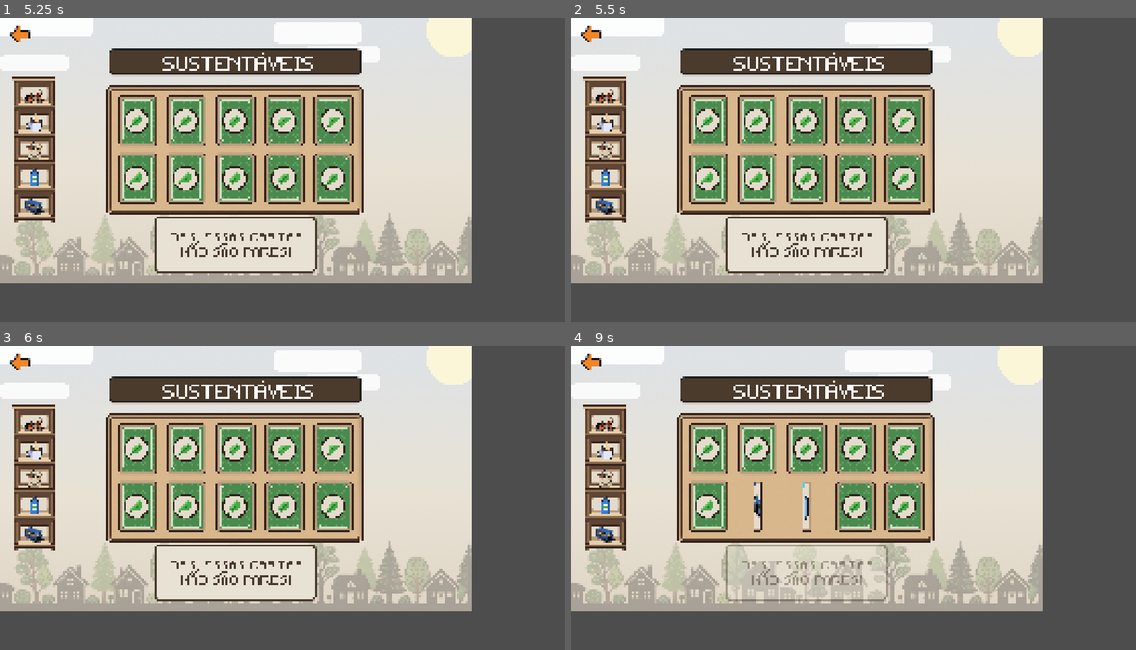
Above: before the commit, frames 1-4 (two rows, left to right).
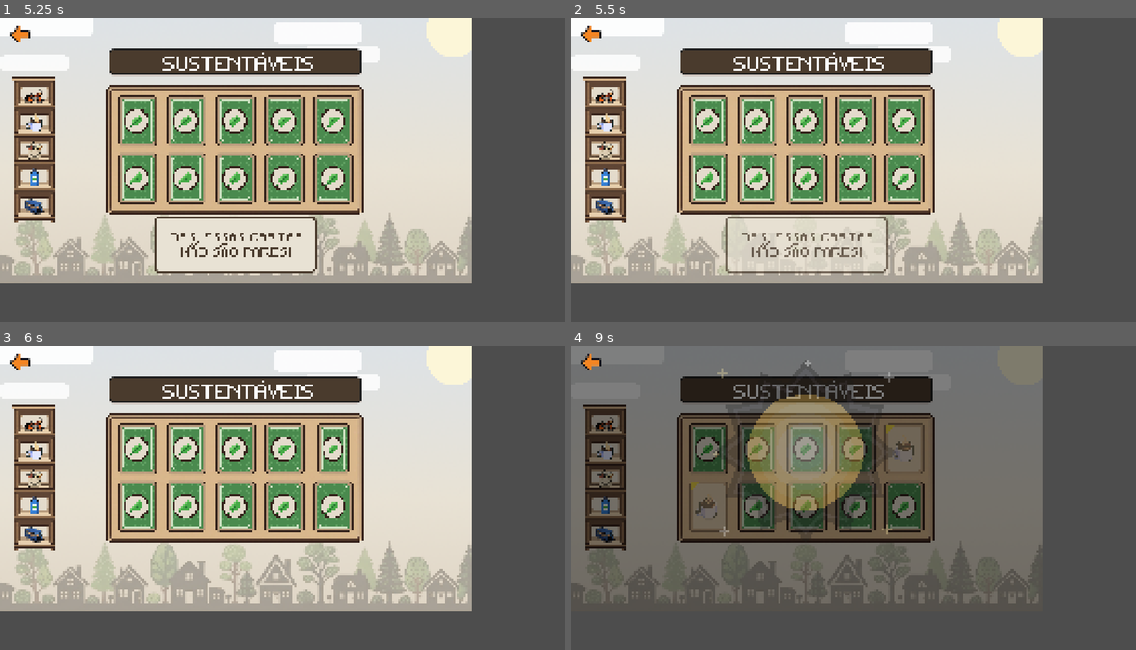
Above: after the commit, the same moments.

Repository: Matthh-hmv/logica-verde
Game: Godot game, scene res://cenas/fase 1.1 e 1.2/fase_1_2.tscn
Two runs of this game, one before a commit and one after it. Both use one fixed random seed, a clock stepped at 60 frames per second and the inputs below. This scene is started directly instead of the project's main scene.
Inputs (mouse positions are in pixels of both pictures, inside the frame that each line leads up to):
- Up to frame 1 (5.25 s): click (22, 33) at 0.5 s; click (22, 33) at 1.25 s; click (22, 33) at 2 s; tap Enter at 2.75 s; move the mouse to (135, 121) at 2.77 s; click (135, 121) at 2.92 s; move the mouse to (186, 121) at 3.52 s; click (186, 121) at 3.67 s; move the mouse to (237, 121) at 4.27 s; click (237, 121) at 4.42 s; move the mouse to (282, 121) at 5.02 s; click (282, 121) at 5.17 s
- Up to frame 2 (5.5 s): no input
- Up to frame 3 (6 s): move the mouse to (333, 449) at 5.77 s; click (333, 449) at 5.92 s
- Up to frame 4 (9 s): move the mouse to (706, 507) at 6.52 s; click (706, 507) at 6.67 s; move the mouse to (757, 507) at 7.27 s; click (757, 507) at 7.42 s; move the mouse to (808, 507) at 8.02 s; click (808, 507) at 8.17 s; move the mouse to (853, 507) at 8.77 s; click (853, 507) at 8.92 s

Frame 1 is identical in both runs. In frame 2, 0.9% of the frame differs, in the area x 27-57%, y 65-84%; in frame 3, 4.0%; in frame 4, 72%, in the area x 0-84%, y 0-88%.

Commit message:
Configuração narração
Narração configurada, inserida na tela inicial e no nível 1.1.

Diff:
--- a/cenas/fase 1.3/fase_1_3.tscn
+++ b/cenas/fase 1.3/fase_1_3.tscn
@@ -9,7 +9,7 @@
 [node name="CanvasLayer" type="CanvasLayer" parent="." unique_id=664899506]
 layer = -1
 
-[node name="TextureRect" type="TextureRect" parent="CanvasLayer" unique_id=1396254190]
+[node name="Fundo" type="TextureRect" parent="CanvasLayer" unique_id=1396254190]
 offset_right = 40.0
 offset_bottom = 40.0
 texture = ExtResource("1_lmkoj")
--- a/cenas/pop_up.tscn
+++ b/cenas/pop_up.tscn
@@ -234,6 +234,6 @@
 offset_right = 1472.6057
 offset_bottom = 972.0
 texture_normal = ExtResource("6_fy1y3")
-texture_pressed = ExtResource("7_o5fxh")
+texture_hover = ExtResource("7_o5fxh")
 stretch_mode = 0
 flip_h = true
--- a/project.godot
+++ b/project.godot
@@ -19,6 +19,7 @@
 
 Navegacao="*uid://wwx1wodji11t"
 Aluno="*uid://bw62qtq267p5a"
+Narrador="*uid://7xn3xs5cgted"
 
 [display]
 
--- a/scripts/Fase1Nivel1e2/cartaBase.gd
+++ b/scripts/Fase1Nivel1e2/cartaBase.gd
@@ -8,6 +8,19 @@
 
 var isFlipped: bool = false
 var isLocked: bool = false
+const PASTA_AUDIO := "res://Assets/Áudios/Fases/Fase 1.1 (Manuela)/"
+
+const listaAudioPorNivel := {
+	1: {
+		0: PASTA_AUDIO + "Carro.wav",
+		1: PASTA_AUDIO + "Copo de plástico.wav",
+		2: PASTA_AUDIO + "Garrafa de plástico.wav",
+		3: PASTA_AUDIO + "Moto.wav",
+		4: PASTA_AUDIO + "Sacola de plástico.wav"
+	}
+	# nível 2: adicionar quando tiver os áudios
+}
+var nivelAtual: int = 1
 
 var id:int = -1
 
@@ -44,6 +57,7 @@
 
 func setTextura(newId:int, nivel: int) -> void:
 	id = newId
+	nivelAtual = nivel
 	setTexturaId(nivel)
 	await get_tree().create_timer(1.5).timeout
 	anim.play("escondeCarta")
@@ -63,6 +77,8 @@
 		return
 	isFlipped = true
 	anim.play("mostraCarta")
+	if listaAudioPorNivel.has(nivelAtual) and listaAudioPorNivel[nivelAtual].has(id):
+		Narrador.falar(listaAudioPorNivel[nivelAtual][id])
 
 func fechada() -> void: #carta aberta
 	if isLocked:
--- a/scripts/Fase1Nivel1e2/popUpObjetos.gd
+++ b/scripts/Fase1Nivel1e2/popUpObjetos.gd
@@ -6,6 +6,22 @@
 @onready var anim: AnimationPlayer = $AnimationPlayer
 @onready var botao: TextureButton = $BotaoContinuar
 var id:= -1
+
+const PASTA_AUDIO := "res://Assets/Áudios/Fases/Fase 1.1 (Manuela)/"
+
+const AUDIO_CONTINUAR := PASTA_AUDIO + "Continuar.wav"
+const AUDIO_ERRO := PASTA_AUDIO + "Ops, essas cartas não são pares!.wav"
+const AUDIO_VITORIA := PASTA_AUDIO + "Parabéns! Você achou todos os pares!.wav"
+
+const listaAudioNivel := {
+	1: {
+		0: PASTA_AUDIO + "Carro- solta fumaça que suja o ar..wav",
+		1: PASTA_AUDIO + "Copo de plástico- usamos uma vez e jogamos fora.wav",
+		2: PASTA_AUDIO + "Garrafa de plástico- usamos uma vez e vira lixo.wav",
+		3: PASTA_AUDIO + "Moto- queima combustível e solta fumaça.wav",
+		4: PASTA_AUDIO + "Sacola de plástico - usamos uma vez e vira lixo.wav"
+	}
+}
 
 
 var listaObjetoNivel:Dictionary = {
@@ -45,20 +61,24 @@
 func _ready() -> void:
 	botao.hide()
 	visible = false
+	botao.mouse_entered.connect(Narrador.falar.bind(AUDIO_CONTINUAR))
+	botao.focus_entered.connect(Narrador.falar.bind(AUDIO_CONTINUAR))
 
-
-#Textura do popUp
 
 func mostraPopUp(newId:int, nivel: int) -> void:
 	id = newId
 	setTexturaId(nivel)
 	await get_tree().create_timer(1).timeout
 	anim.play("abrePopUp")
-	anim.advance(0) #tira Bug de visualização que estava dando
+	anim.advance(0)
 	visible = true
 	await anim.animation_finished
+
+	# o botão só aparece depois que o aluno ouvir tudo
+	if listaAudioNivel.has(nivel) and listaAudioNivel[nivel].has(id):
+		await Narrador.falarEEsperar(listaAudioNivel[nivel][id])
+
 	botao.show()
-	# Aqui onde vai narrar o texto
 	await botao.pressed
 	botao.hide()
 	anim.play("fechaPopUp")
@@ -78,16 +98,17 @@
 func erroPar() -> void:
 	anim.play("abreErro")
 	visible = true
-	#Colocar narração de erro
-	await get_tree().create_timer(2).timeout
+	await Narrador.falarEEsperar(AUDIO_ERRO)
+	await get_tree().create_timer(0.5).timeout
 	anim.play("fechaErro")
 	await anim.animation_finished
 	visible = false
 
+
 func finalizaMemoria() -> void:
 	anim.play("abreVitoria")
 	visible = true
-	#Colocar narração de vitoria
+	await Narrador.falarEEsperar(AUDIO_VITORIA)
 	botao.show()
 	await botao.pressed
 	botao.hide()
--- a/scripts/Fase1Nivel1e2/tabuleiroMemoria.gd
+++ b/scripts/Fase1Nivel1e2/tabuleiroMemoria.gd
@@ -93,6 +93,10 @@
 
 	var a:= cartaSelecionada[0]
 	var b:= cartaSelecionada[1]
+
+	# espera terminar de narrar o nome da carta antes de seguir
+	await Narrador.esperarTerminar()
+
 	var popup: popUpBase = POPUP.instantiate()
 	add_child(popup)
 	if a.id == b.id:
--- a/scripts/Fase1Nivel3/cartaObjetosNumeros.gd
+++ b/scripts/Fase1Nivel3/cartaObjetosNumeros.gd
@@ -5,6 +5,7 @@
 
 @onready var textura_frente: Sprite2D = $TexturaFrente
 @onready var colisao: CollisionShape2D = $CollisionShape2D
+
 
 var isSelected: bool = false
 var isLocked: bool = false
@@ -46,11 +47,17 @@
 	return valor == outra.valor
 
 
-func selecionar() -> void:
+func selecionar(acertos: int) -> void:
 	if isLocked or isSelected:
 		return
 	isSelected = true
-	textura_frente.modulate = Color(1.0, 1.0, 0.6)   # Trocar por animação
+	if acertos == 0:
+		textura_frente.modulate = Color("fff28c")
+	elif acertos == 1:
+		textura_frente.modulate = Color("a6d9ff")
+	else:
+		textura_frente.modulate = Color("b3ffb3")
+
 
 
 func deselecionar() -> void:
--- a/scripts/Fase1Nivel3/tabuleiroQuantidade.gd
+++ b/scripts/Fase1Nivel3/tabuleiroQuantidade.gd
@@ -6,6 +6,10 @@
 
 const CARTA_OBJETO := preload("res://cenas/fase 1.3/carta_objetos.tscn")
 const CARTA_NUMERO := preload("res://cenas/fase 1.3/carta_numeros.tscn")
+const POPUP := preload("res://cenas/pop_up.tscn")
+var popup: popUpBase
+@onready var anim: AnimationPlayer = $AnimationPlayer
+
 
 # Centro de cada carta, em pixels da imagem original do tabuleiro (1384x1000)
 const X_OBJETO := 480.0
@@ -24,6 +28,9 @@
 func _ready() -> void:
 	if variante == 0:
 		variante = randi_range(1, 2)
+	popup = POPUP.instantiate()
+	popup.visible = false
+	$CanvasLayer.add_child(popup)
 	criaTabuleiro()
 	setupTimer()
 
@@ -92,7 +99,7 @@
 			selecao.erase(outra)
 			break
 
-	carta.selecionar()
+	carta.selecionar(acertos)
 	selecao.append(carta)
 
 	if selecao.size() == 2:
@@ -106,7 +113,6 @@
 	comparaCarta.one_shot = true
 	add_child(comparaCarta)
 	comparaCarta.timeout.connect(comparaTimeout)
-
 
 func comparaTimeout() -> void:
 	if selecao.size() < 2:
@@ -127,7 +133,7 @@
 	else:
 		a.deselecionar()
 		b.deselecionar()
-
+		await popup.erroPar()
 	lockInput = false
 
 
--- a/scripts/botao_voltar.gd
+++ b/scripts/botao_voltar.gd
@@ -1,6 +1,12 @@
 extends Node2D
+
+const AUDIO_VOLTAR := "res://Assets/Áudios/Fases/Fase 1.1 (Manuela)/Voltar.wav"
 
 @onready var botaoVoltar: TextureButton = $BotaoVoltar
 
 func _ready() -> void:
 	botaoVoltar.pressed.connect(Navegacao.voltar)
+
+	# narra ao passar o mouse e ao receber foco pelo teclado
+	botaoVoltar.mouse_entered.connect(Narrador.falar.bind(AUDIO_VOLTAR))
+	botaoVoltar.focus_entered.connect(Narrador.falar.bind(AUDIO_VOLTAR))
--- /dev/null
+++ b/scripts/narrador.gd
@@ -0,0 +1,24 @@
+extends Node
+
+var player := AudioStreamPlayer.new()
+
+func _ready() -> void:
+	add_child(player)
+
+func falar(caminho: String) -> bool:
+	if not ResourceLoader.exists(caminho):
+		push_warning("Áudio não encontrado: " + caminho)
+		return false
+	player.stop()
+	player.stream = load(caminho)
+	player.play()
+	return true
+
+# Fala e só continua quando o áudio terminar
+func falarEEsperar(caminho: String) -> void:
+	if falar(caminho):
+		await player.finished
+
+func esperarTerminar() -> void:
+	if player.playing:
+		await player.finished
--- a/scripts/telaNome.gd
+++ b/scripts/telaNome.gd
@@ -5,8 +5,6 @@
 
 
 func _ready() -> void:
-	print(campoNome)
-	print(botaoComecar)
 	botaoComecar.pressed.connect(aoApertarComecar)
 
 func aoApertarComecar() -> void:
--- a/scripts/tela_inicial.gd
+++ b/scripts/tela_inicial.gd
@@ -5,12 +5,35 @@
 @onready var botaoSobre: TextureButton = $BotaoSobre
 @onready var botaoSair: TextureButton = $BotaoSair
 
+# Troque pelos caminhos dos seus áudios
+const AUDIOS := {
+	"comecar": "res://Assets/Áudios/Tela inicial/Começar.wav",
+	"relatorio": "res://Assets/Áudios/Tela inicial/Relatório.wav",
+	"sobre": "res://Assets/Áudios/Tela inicial/sobre.wav",
+	"sair": "res://Assets/Áudios/Tela inicial/sair.wav",
+}
+
 
 func _ready() -> void:
 	botaoComecar.pressed.connect(onComecarPressed)
 	botaoRelatorio.pressed.connect(onRelatorioPressed)
 	botaoSobre.pressed.connect(onSobrePressed)
 	botaoSair.pressed.connect(onSairPressed)
+
+	_conectaNarracao(botaoComecar, AUDIOS["comecar"])
+	_conectaNarracao(botaoRelatorio, AUDIOS["relatorio"])
+	_conectaNarracao(botaoSobre, AUDIOS["sobre"])
+	_conectaNarracao(botaoSair, AUDIOS["sair"])
+
+	# foco inicial para navegação por teclado (também narra o primeiro botão)
+	botaoComecar.grab_focus()
+
+
+# Narra ao passar o mouse e ao receber foco pelo teclado
+func _conectaNarracao(botao: TextureButton, audio: String) -> void:
+	botao.mouse_entered.connect(Narrador.falar.bind(audio))
+	botao.focus_entered.connect(Narrador.falar.bind(audio))
+
 
 func onComecarPressed() -> void:
 	Navegacao.irPara("res://cenas/telaNome.tscn")
Not shown, added: Assets/Áudios/Fases/Fase 1.1 (Manuela)/Carro- solta fumaça que suja o ar..wav.import
Not shown, added: Assets/Áudios/Fases/Fase 1.1 (Manuela)/Carro.wav.import
Not shown, added: Assets/Áudios/Fases/Fase 1.1 (Manuela)/Continuar.wav.import
Not shown, added: Assets/Áudios/Fases/Fase 1.1 (Manuela)/Copo de plástico- usamos uma vez e jogamos fora.wav.import
Not shown, added: Assets/Áudios/Fases/Fase 1.1 (Manuela)/Copo de plástico.wav.import
Not shown, added: Assets/Áudios/Fases/Fase 1.1 (Manuela)/Garrafa de plástico- usamos uma vez e vira lixo.wav.import
Not shown, added: Assets/Áudios/Fases/Fase 1.1 (Manuela)/Garrafa de plástico.wav.import
Not shown, added: Assets/Áudios/Fases/Fase 1.1 (Manuela)/Moto- queima combustível e solta fumaça.wav.import
Not shown, added: Assets/Áudios/Fases/Fase 1.1 (Manuela)/Moto.wav.import
Not shown, added: Assets/Áudios/Fases/Fase 1.1 (Manuela)/Nível 1- ache os pares! Vire duas cartas cada vez e encontre.wav.import
Not shown, added: Assets/Áudios/Fases/Fase 1.1 (Manuela)/Ops, essas cartas não são pares!.wav.import
Not shown, added: Assets/Áudios/Fases/Fase 1.1 (Manuela)/Parabéns! Você achou todos os pares!.wav.import
(and 42 more such lines)
